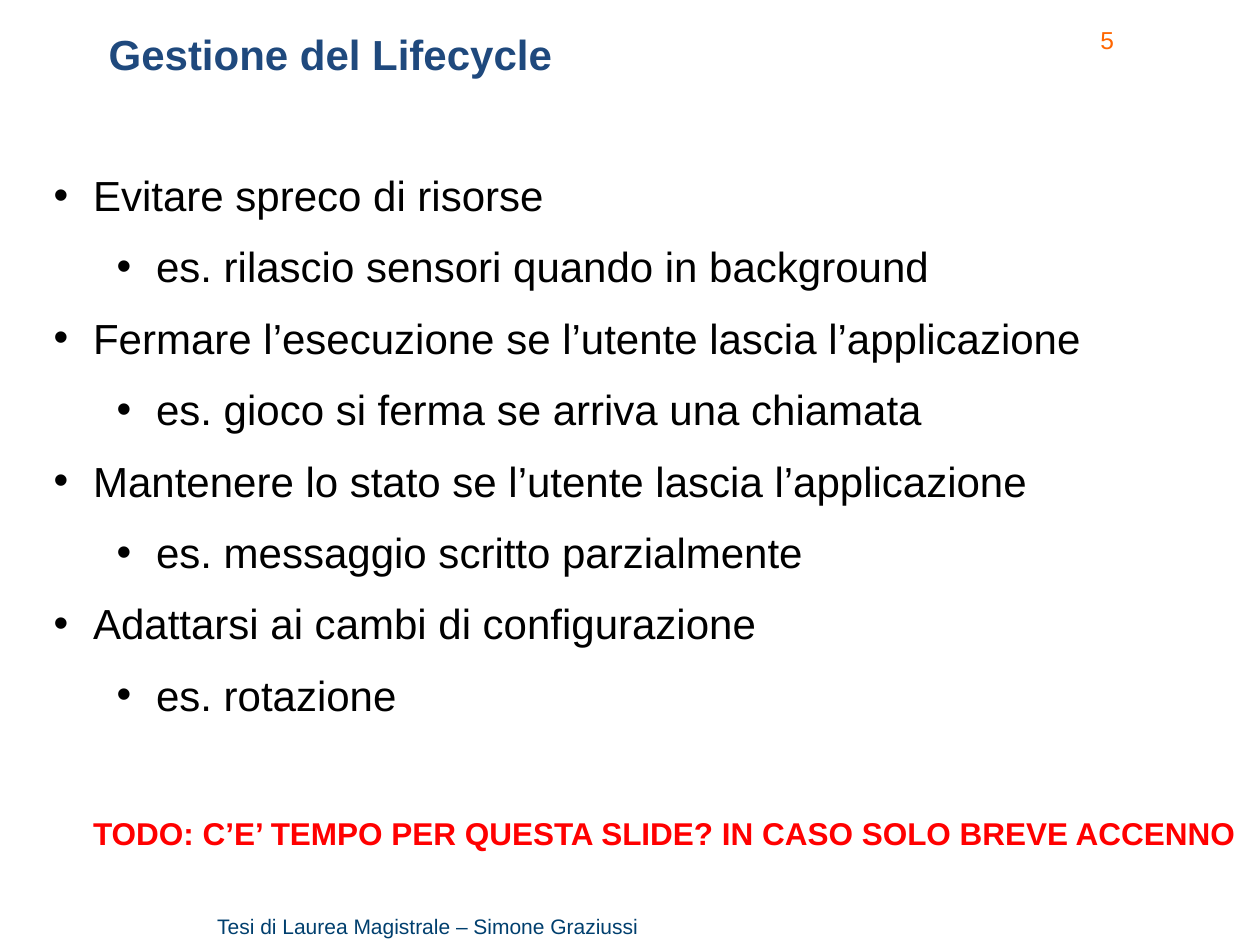
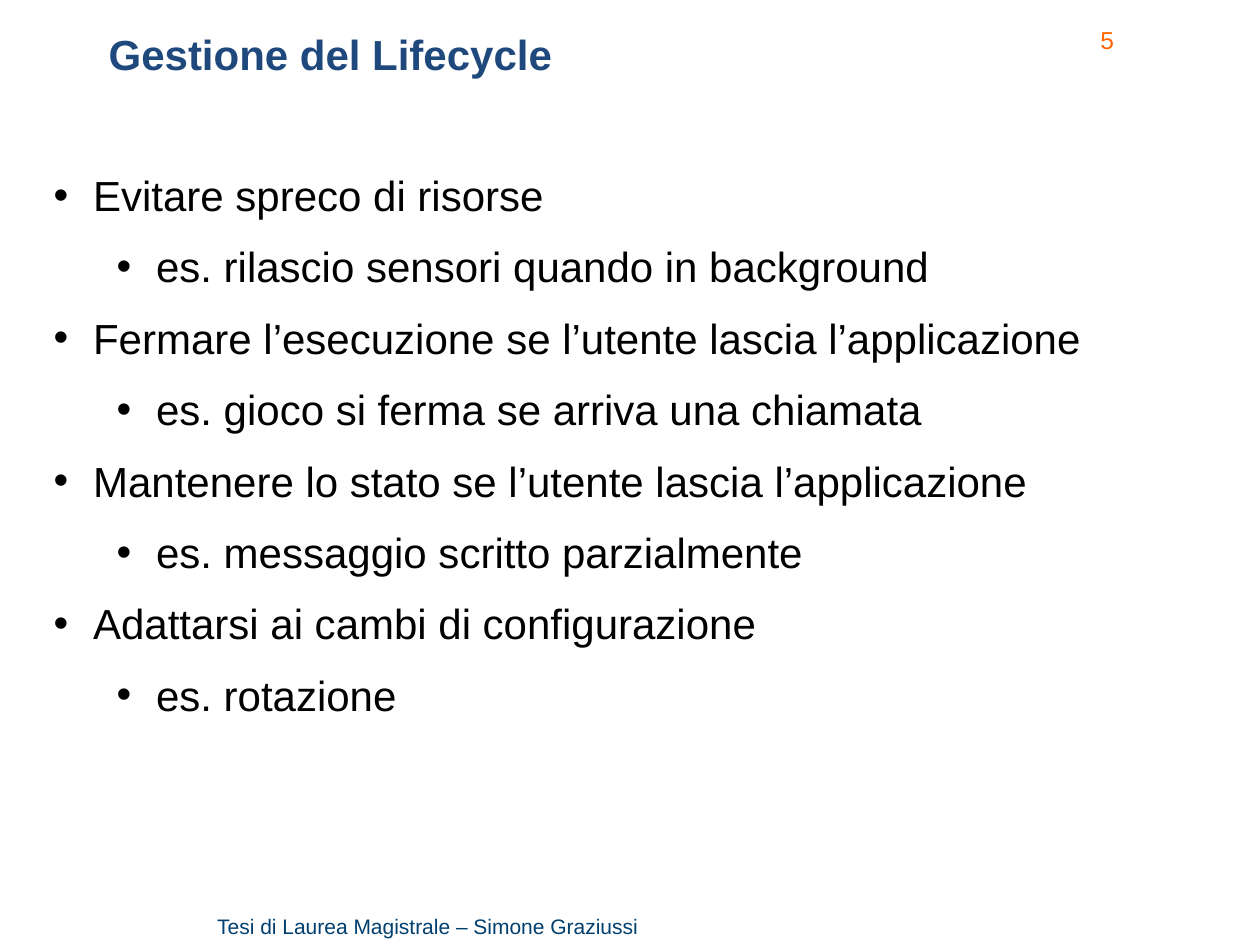
Before and after one commit to Simone3/Thesis, a slide deck: slide 5 of Presentation/Presentation.pptx. Drawn at 1260x945 pixels with LibreOffice and Linux fonts; fonts in the diff are those of the drawing; background and template pictures are left out. Boxes give left, top, right and bottom in pixels: in the first picture for what was removed or moved away, otherwise in the second. Text is boxed around its words. In the diff, an @@ line names an element or a change of style, - is before the commit and + after.

```diff
--- a/Presentation/Presentation.pptx
+++ b/Presentation/Presentation.pptx
@@ text removed at box(93, 823, 1235, 851) @@
-TODO: C’E’ TEMPO PER QUESTA SLIDE? IN CASO SOLO BREVE ACCENNO
```
Also in this commit, not shown: 2 other slides changed, 1 other file.
